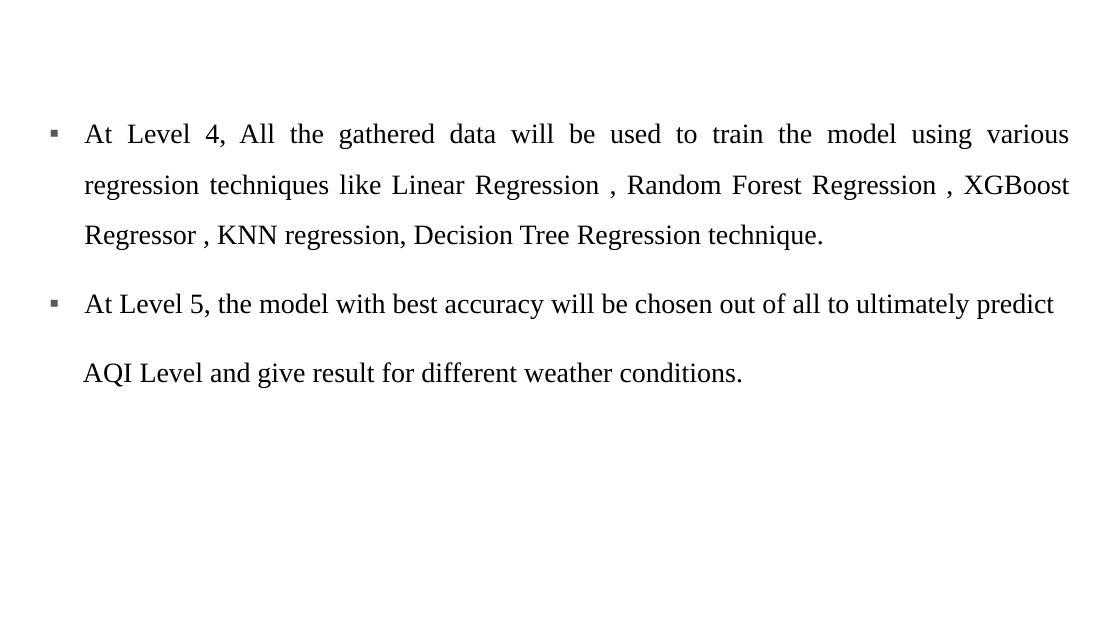
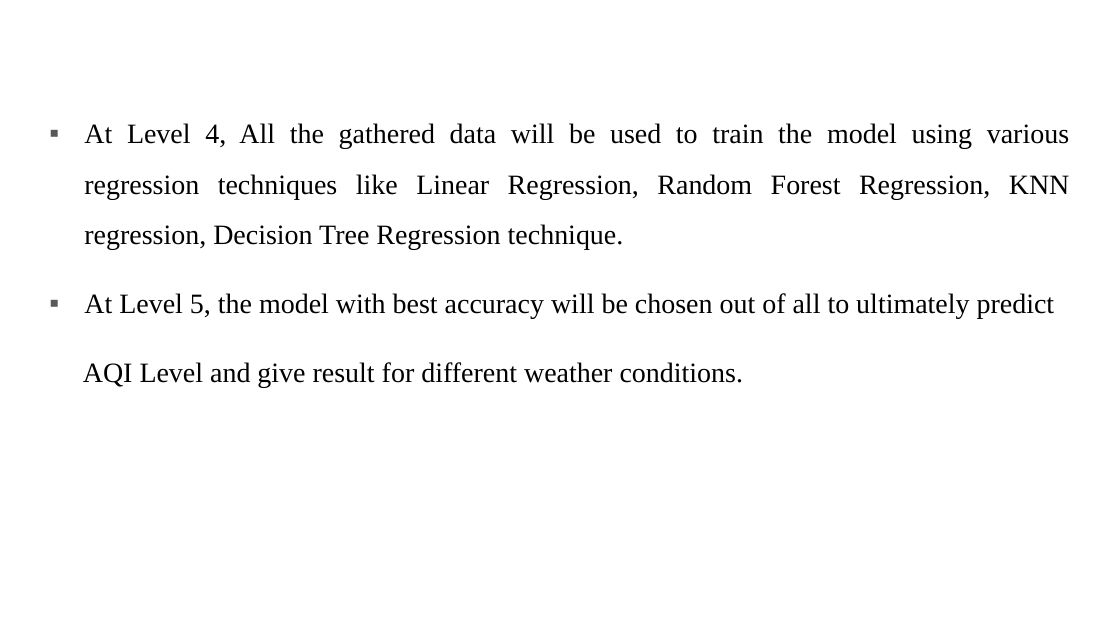
Before and after one commit to Avikr76/Major_project, a slide deck: slide 15 of Major Project Phase 2.pptx. Drawn at 1120x630 pixels with LibreOffice and Linux fonts; fonts in the diff are those of the drawing. Boxes give left, top, right and bottom in pixels: in the first picture for what was removed or moved away, otherwise in the second. Text is boxed around its words. In the diff, an @@ line names an element or a change of style, - is before the commit and + after.

```diff
--- a/Major Project Phase 2.pptx
+++ b/Major Project Phase 2.pptx
@@ text at box(84, 123, 1070, 250): text changed @@
-▪ At Level 4, All the gathered data will be used to train the model using various regression techniques like Linear Regression , Random Forest Regression , XGBoost Regressor , KNN regression, Decision Tree Regression technique.
+▪ At Level 4, All the gathered data will be used to train the model using various regression techniques like Linear Regression, Random Forest Regression, KNN regression, Decision Tree Regression technique.
```
Also in this commit, not shown: 9 other slides changed.
